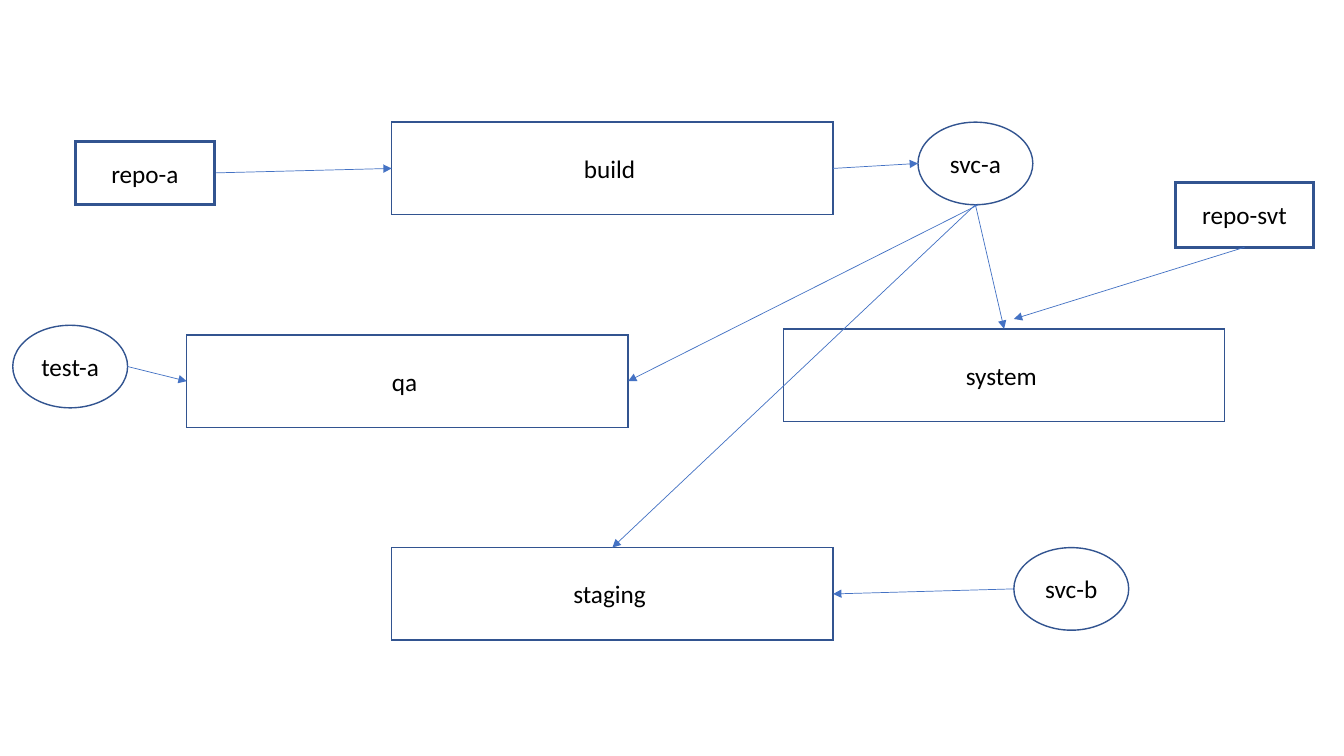
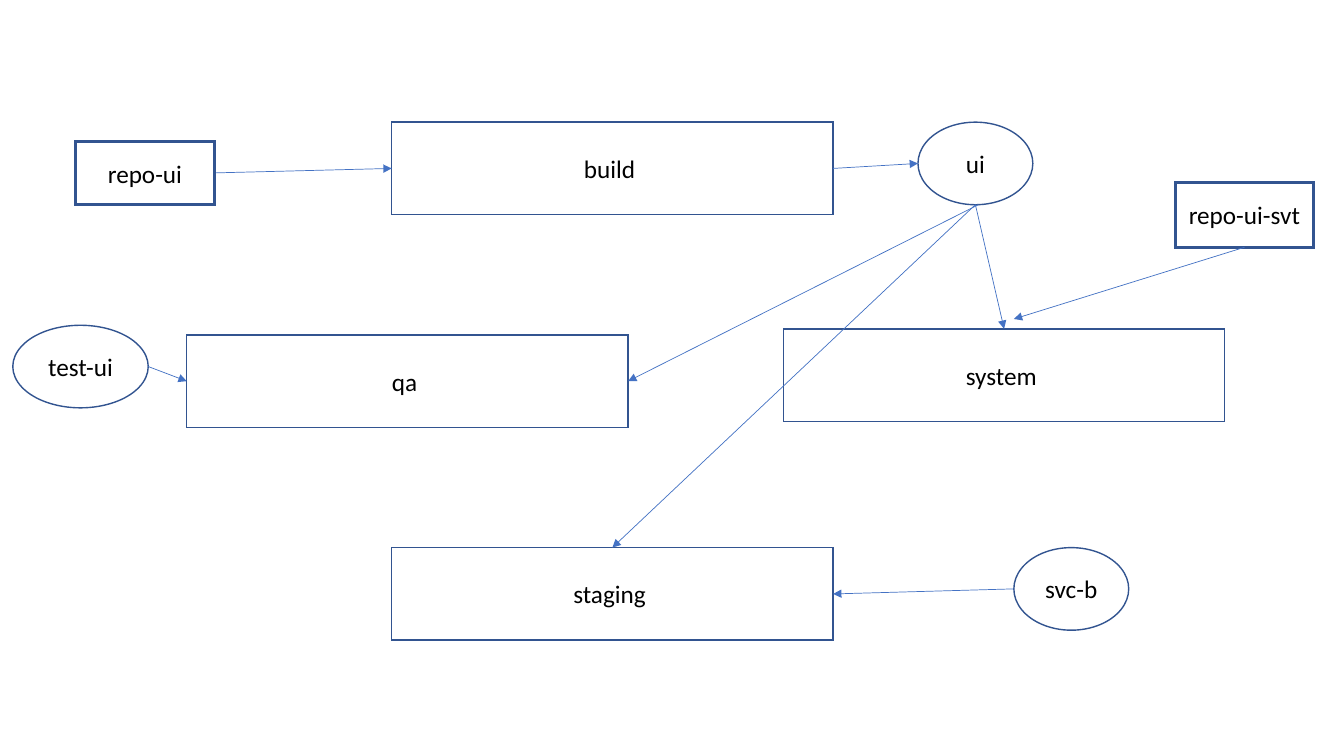
Before and after one commit to mchenggit/kabanero-event, a slide deck: slide 6 of architecture/KabaneroEvent.pptx. Drawn at 1344x756 pixels with LibreOffice and Linux fonts; fonts in the diff are those of the drawing. Boxes give left, top, right and bottom in pixels: in the first picture for what was removed or moved away, otherwise in the second. Text is boxed around its words. In the diff, an @@ line names an element or a change of style, - is before the commit and + after.

```diff
--- a/architecture/KabaneroEvent.pptx
+++ b/architecture/KabaneroEvent.pptx
@@ text in rectangle at <box>108,165,182,187</box>: text changed @@
-repo-a
+repo-ui
@@ text in ellipse at <box>966,155,985,173</box>: text changed @@
-svc-a
+ui
@@ text in rectangle at <box>1189,206,1300,228</box>: text changed @@
-repo-svt
+repo-ui-svt
@@ ellipse "test-ui": place and size @@
-ellipse "test-ui" at <box>13,326,128,408</box>
+ellipse "test-ui" at <box>13,326,148,408</box>
@@ text in ellipse at <box>48,358,113,377</box>: text changed @@
-test-a
+test-ui
@@ arrow moved from (128, 367) - (187, 381) to (148, 367) - (187, 381) @@
```
Also in this commit, not shown: 2 other files.
